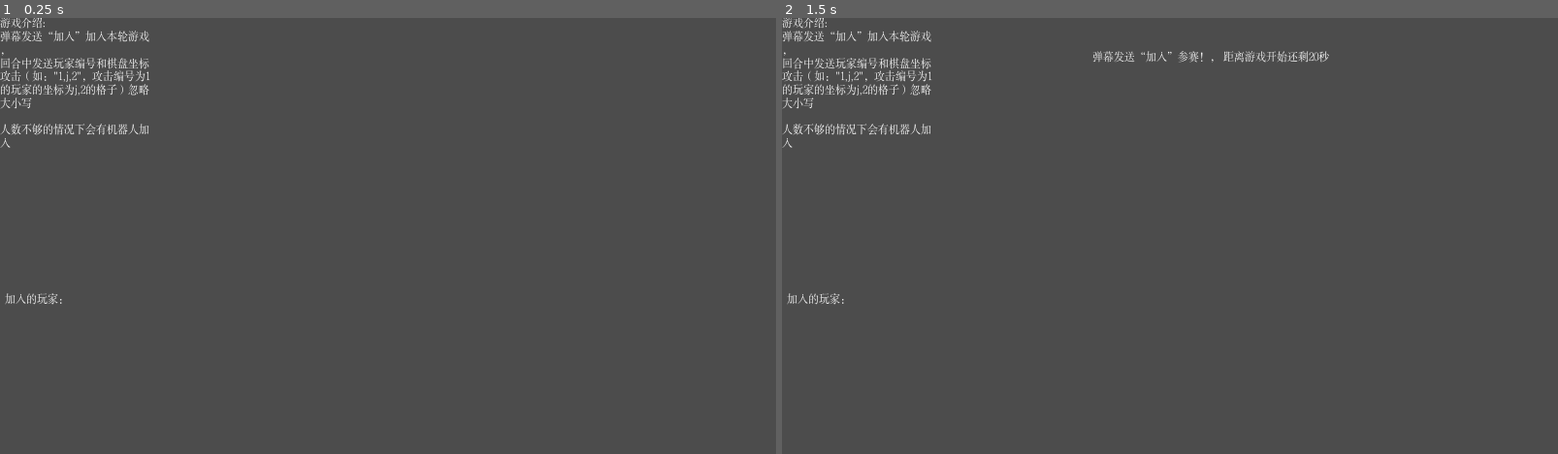
Above: before the commit, frames 1-2 (left to right).
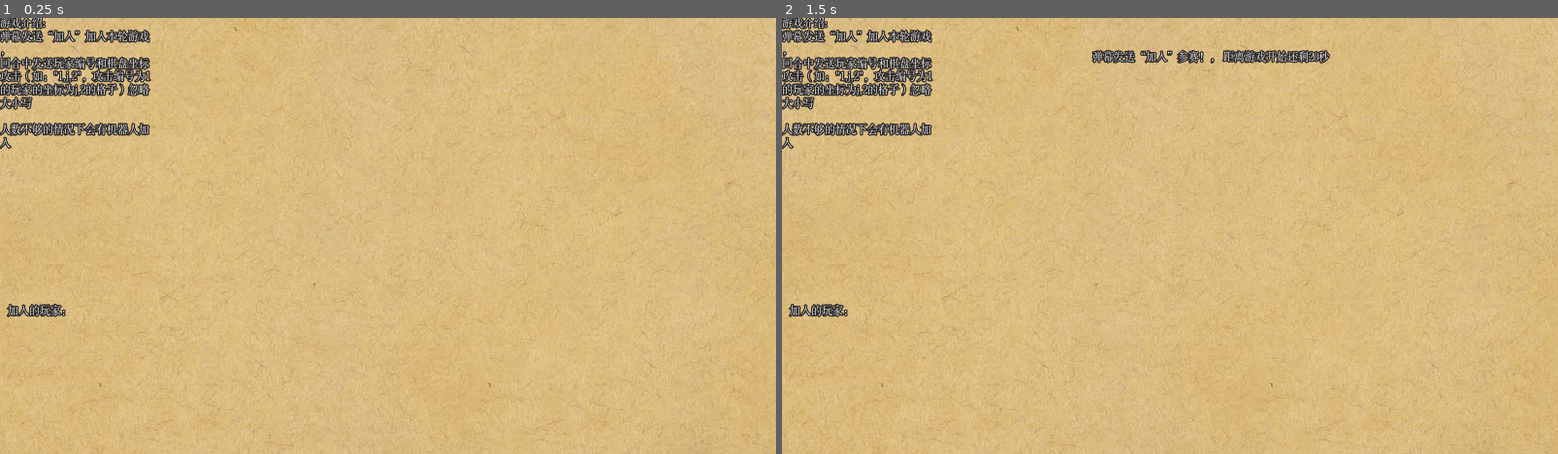
Above: after the commit, the same moments.

Repository: knil0o/tanmaku-battleship
Game: Godot game, scene res://MainScene.tscn
Two runs of this game, one before a commit and one after it. Both use one fixed random seed, a clock stepped at 60 frames per second and the inputs below.
Inputs (mouse positions are in pixels of both pictures, inside the frame that each line leads up to):
- Up to frame 1 (0.25 s): no input
- Up to frame 2 (1.5 s): tap Enter at 0.5 s; move the mouse to (1340, 214) at 0.52 s; click (1340, 214) at 0.67 s; tap Space at 1.25 s; move the mouse to (1014, 257) at 1.27 s; click (1014, 257) at 1.42 s

The runs differ from the first frame. In frame 1, 99% of the frame differs, in the area x 0-100%, y 0-100%; in frame 2, 99%.

Commit message:
加入背景

Diff:
--- a/HUD/HUD.tscn
+++ b/HUD/HUD.tscn
@@ -37,10 +37,10 @@
 custom_fonts/font = ExtResource( 1 )
 
 [node name="PlayerInfo" type="Label" parent="CurrentPlayer" groups=["game"]]
-margin_left = 1.0
-margin_top = 14.0
-margin_right = 46.0
-margin_bottom = 105.0
+margin_left = 6.0
+margin_top = 33.0
+margin_right = 51.0
+margin_bottom = 124.0
 custom_fonts/font = ExtResource( 1 )
 
 [node name="GameOver" type="Label" parent="." groups=["over"]]
--- a/MainScene.tscn
+++ b/MainScene.tscn
@@ -9,6 +9,7 @@
 [ext_resource path="res://images/1x1ship.png" type="Texture" id=7]
 [ext_resource path="res://ship/1x1ship_single.png" type="Texture" id=8]
 [ext_resource path="res://Controller/BotController.tscn" type="PackedScene" id=9]
+[ext_resource path="res://images/bg.jpg" type="Texture" id=10]
 
 [sub_resource type="AtlasTexture" id=2]
 atlas = ExtResource( 7 )
@@ -76,7 +77,13 @@
 controller = ExtResource( 2 )
 start_wait_time = 20
 cheess_board_offset = 400.0
-max_player_count = 2
+max_player_count = 4
+
+[node name="Bg" type="Sprite" parent="."]
+light_mask = 0
+position = Vector2( 648, 288 )
+scale = Vector2( 1.54945, 1.28622 )
+texture = ExtResource( 10 )
 
 [node name="WaitPlayerTimer" type="Timer" parent="." groups=["start"]]
 autostart = true
--- a/font/chinese.tres
+++ b/font/chinese.tres
@@ -5,4 +5,6 @@
 
 [resource]
 size = 18
+outline_size = 2
+outline_color = Color( 0.160784, 0.145098, 0.145098, 1 )
 font_data = SubResource( 1 )
Not shown: 1 places in MainScene.tscn that only renumber resources
Not shown, changed: export_presets.cfg
Binary file added: images/bg.jpg
Not shown, added: images/bg.jpg.import
